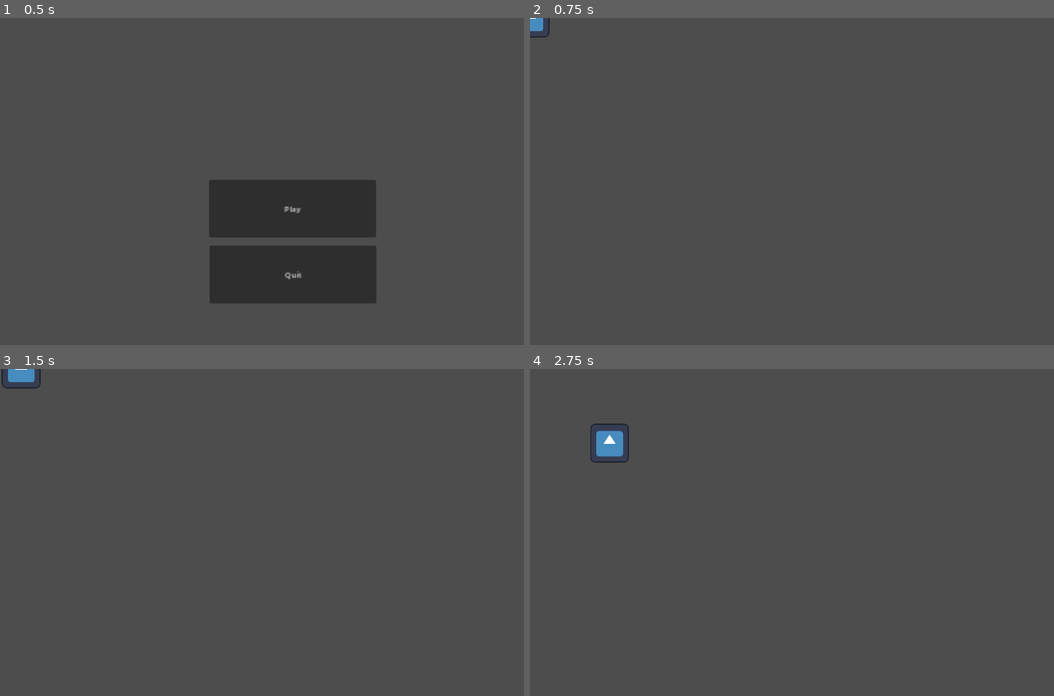
Above: before the commit, frames 1-4 (two rows, left to right).
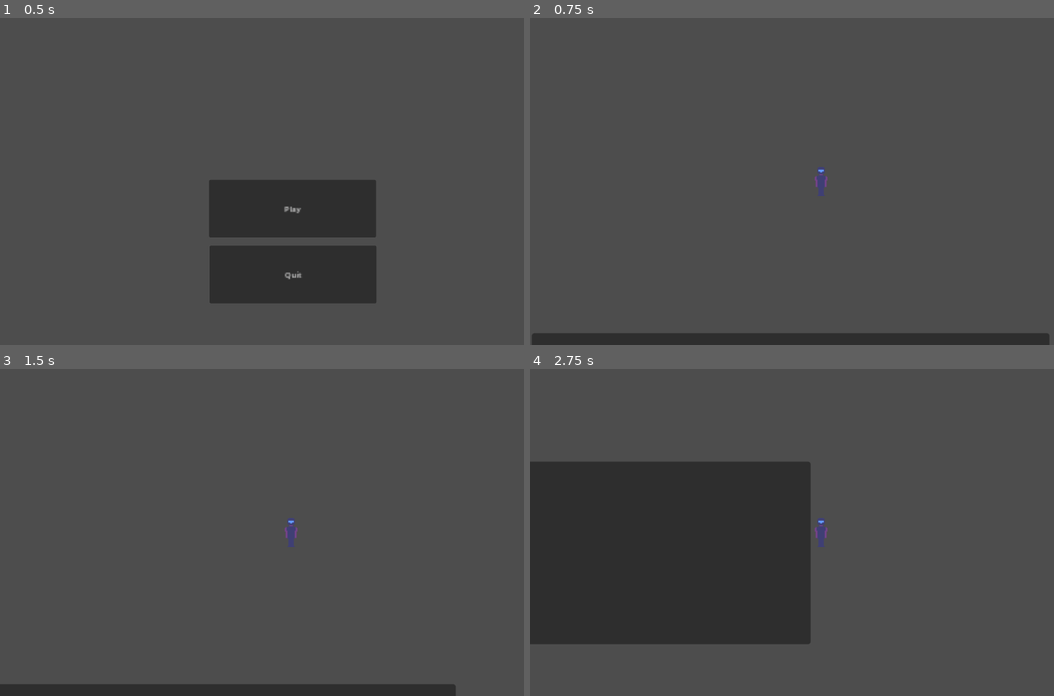
Above: after the commit, the same moments.

Repository: HuskyGameDev/2024s-team8
Game: Godot game, scene res://main.tscn
Two runs of this game, one before a commit and one after it. Both use one fixed random seed, a clock stepped at 60 frames per second and the inputs below. The engine's default icon, where the game draws it, is replaced by a stand-in: a white triangle on a blue panel in a dark square.
Inputs:
- Up to frame 1 (0.5 s): no input
- Up to frame 2 (0.75 s): click "Play" at 0.5 s
- Up to frame 3 (1.5 s): tap Enter at 1.25 s; hold D (RIGHT) from 1.28 s (still down); hold F (INTERACT) from 1.28 s (still down)
- Up to frame 4 (2.75 s): release D (RIGHT) at 2.03 s; release F (INTERACT) at 2.03 s; hold S (DOWN) from 2.03 s (still down); tap F (INTERACT) at 2.1 s

Frame 1 is identical in both runs. In frame 2, 3.8% of the frame differs, in the area x 0-100%, y 0-100%; in frame 3, 3.5%; in frame 4, 30%, in the area x 0-57%, y 16-84%.

Commit message:
Added the assets and changed sprite of the player character
Did not add animation to code

Diff:
--- a/Practice.tscn
+++ b/Practice.tscn
@@ -5,3 +5,4 @@
 [node name="Node2D" type="Node2D"]
 
 [node name="Player" parent="." instance=ExtResource("1_wn444")]
+position = Vector2(33, 35)
--- a/Practicing.tscn
+++ b/Practicing.tscn
@@ -1,24 +1,17 @@
-[gd_scene load_steps=4 format=3 uid="uid://4ic43bq8o80d"]
+[gd_scene load_steps=3 format=3 uid="uid://4ic43bq8o80d"]
 
 [ext_resource type="Script" path="res://Button.gd" id="1_e0g13"]
-[ext_resource type="Texture2D" uid="uid://mvetj5pcsap" path="res://icon.svg" id="1_mtklh"]
-[ext_resource type="Script" path="res://CharacterBody2D.gd" id="2_tmmnc"]
+[ext_resource type="PackedScene" uid="uid://ckvleqm7iw707" path="res://player.tscn" id="2_s1rca"]
 
 [node name="Practicing" type="Node2D"]
 position = Vector2(534, 184)
 
 [node name="Button" type="Button" parent="."]
-offset_left = -256.0
-offset_top = 128.0
-offset_right = 313.0
-offset_bottom = 329.0
+offset_left = -318.0
+offset_top = 280.0
+offset_right = 251.0
+offset_bottom = 481.0
 script = ExtResource("1_e0g13")
 
-[node name="CharacterBody2D" type="CharacterBody2D" parent="."]
-position = Vector2(-62, -4)
-script = ExtResource("2_tmmnc")
-
-[node name="Sprite2D" type="Sprite2D" parent="CharacterBody2D"]
-position = Vector2(-7, 1)
-scale = Vector2(0.804688, 0.78125)
-texture = ExtResource("1_mtklh")
+[node name="Player" parent="." instance=ExtResource("2_s1rca")]
+position = Vector2(-34, 113)
--- a/main.gd
+++ b/main.gd
@@ -3,7 +3,7 @@
 
 
 func _on_play_pressed():
-	get_tree().change_scene_to_file("res://Practice.tscn")
+	get_tree().change_scene_to_file("res://Practicing.tscn")
 
 func _on_quit_pressed():
 	get_tree().quit()
--- a/main.tscn
+++ b/main.tscn
@@ -1,7 +1,6 @@
-[gd_scene load_steps=3 format=3 uid="uid://bkrk6ere8vvqi"]
+[gd_scene load_steps=2 format=3 uid="uid://bkrk6ere8vvqi"]
 
 [ext_resource type="Script" path="res://main.gd" id="1_tbkaj"]
-[ext_resource type="Script" path="res://Button.gd" id="1_tx608"]
 
 [node name="Main" type="Node2D"]
 scale = Vector2(1.6, 1.6)
@@ -20,7 +19,6 @@
 offset_right = 775.625
 offset_bottom = 589.375
 text = "Quit"
-script = ExtResource("1_tx608")
 
 [connection signal="pressed" from="Play" to="." method="_on_play_pressed"]
 [connection signal="pressed" from="Quit" to="." method="_on_quit_pressed"]
--- a/player.tscn
+++ b/player.tscn
@@ -1,28 +1,91 @@
-[gd_scene load_steps=5 format=3 uid="uid://ckvleqm7iw707"]
+[gd_scene load_steps=14 format=3 uid="uid://ckvleqm7iw707"]
 
 [ext_resource type="Script" path="res://player.gd" id="1_8m3b3"]
-[ext_resource type="Texture2D" uid="uid://mvetj5pcsap" path="res://icon.svg" id="1_x5eft"]
+[ext_resource type="Texture2D" uid="uid://bfdqjo7cdi28q" path="res://Assets/char_walk_backward_placeholder.png" id="2_ci2mg"]
+[ext_resource type="Texture2D" uid="uid://df7sioa61r3cy" path="res://Assets/char_walk_forward_placeholder_sheet.png" id="3_lu1e3"]
 
-[sub_resource type="SpriteFrames" id="SpriteFrames_hxv3a"]
+[sub_resource type="AtlasTexture" id="AtlasTexture_g2cve"]
+atlas = ExtResource("2_ci2mg")
+region = Rect2(0, 0, 16, 32)
+
+[sub_resource type="AtlasTexture" id="AtlasTexture_y47gh"]
+atlas = ExtResource("2_ci2mg")
+region = Rect2(16, 0, 16, 32)
+
+[sub_resource type="AtlasTexture" id="AtlasTexture_b330h"]
+atlas = ExtResource("2_ci2mg")
+region = Rect2(32, 0, 16, 32)
+
+[sub_resource type="AtlasTexture" id="AtlasTexture_leg0i"]
+atlas = ExtResource("2_ci2mg")
+region = Rect2(48, 0, 16, 32)
+
+[sub_resource type="AtlasTexture" id="AtlasTexture_v811m"]
+atlas = ExtResource("3_lu1e3")
+region = Rect2(0, 0, 16, 32)
+
+[sub_resource type="AtlasTexture" id="AtlasTexture_tmx0y"]
+atlas = ExtResource("3_lu1e3")
+region = Rect2(16, 0, 16, 32)
+
+[sub_resource type="AtlasTexture" id="AtlasTexture_howdf"]
+atlas = ExtResource("3_lu1e3")
+region = Rect2(32, 0, 16, 32)
+
+[sub_resource type="AtlasTexture" id="AtlasTexture_omeyv"]
+atlas = ExtResource("3_lu1e3")
+region = Rect2(48, 0, 16, 32)
+
+[sub_resource type="SpriteFrames" id="SpriteFrames_wniiu"]
 animations = [{
 "frames": [{
 "duration": 1.0,
-"texture": ExtResource("1_x5eft")
+"texture": SubResource("AtlasTexture_g2cve")
+}, {
+"duration": 1.0,
+"texture": SubResource("AtlasTexture_y47gh")
+}, {
+"duration": 1.0,
+"texture": SubResource("AtlasTexture_b330h")
+}, {
+"duration": 1.0,
+"texture": SubResource("AtlasTexture_leg0i")
 }],
 "loop": true,
-"name": &"default",
-"speed": 5.0
+"name": &"Walk_Backwards",
+"speed": 11.0
+}, {
+"frames": [{
+"duration": 1.0,
+"texture": SubResource("AtlasTexture_v811m")
+}, {
+"duration": 1.0,
+"texture": SubResource("AtlasTexture_tmx0y")
+}, {
+"duration": 1.0,
+"texture": SubResource("AtlasTexture_howdf")
+}, {
+"duration": 1.0,
+"texture": SubResource("AtlasTexture_omeyv")
+}],
+"loop": true,
+"name": &"Walk_Forward",
+"speed": 11.0
 }]
 
 [sub_resource type="RectangleShape2D" id="RectangleShape2D_dtjk7"]
-size = Vector2(128, 128)
+size = Vector2(16, 32)
 
 [node name="Player" type="CharacterBody2D"]
+position = Vector2(3, 2)
 script = ExtResource("1_8m3b3")
-metadata/_edit_group_ = true
 
 [node name="AnimatedSprite2D" type="AnimatedSprite2D" parent="."]
-sprite_frames = SubResource("SpriteFrames_hxv3a")
+sprite_frames = SubResource("SpriteFrames_wniiu")
+animation = &"Walk_Backwards"
 
 [node name="CollisionShape2D" type="CollisionShape2D" parent="."]
 shape = SubResource("RectangleShape2D_dtjk7")
+
+[node name="Camera2D" type="Camera2D" parent="."]
+zoom = Vector2(3, 3)
Binary file added: Assets/char_walk_backward_placeholder.png
Not shown, added: Assets/char_walk_backward_placeholder.png.import
Binary file added: Assets/char_walk_forward_placeholder_sheet.png
Not shown, added: Assets/char_walk_forward_placeholder_sheet.png.import
